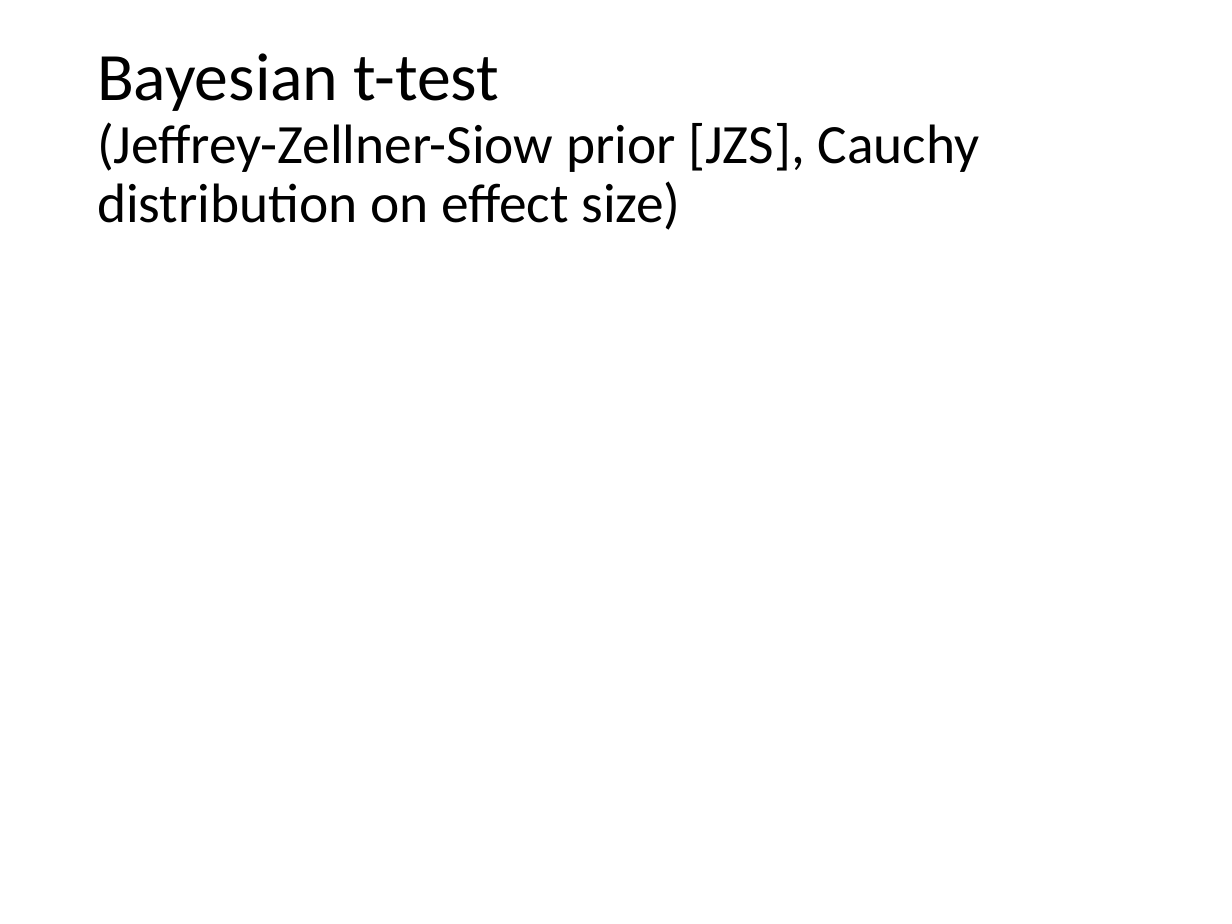
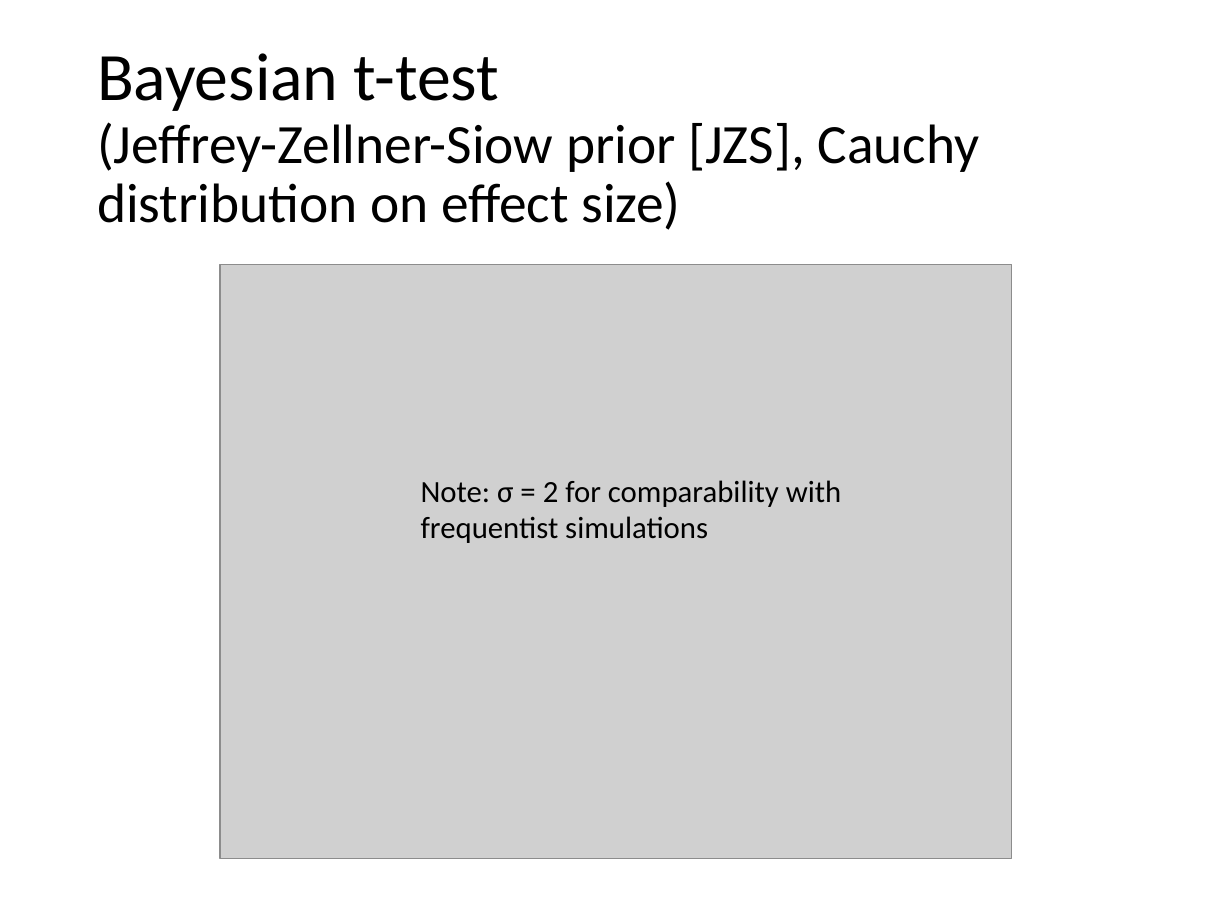
Before and after one commit to StephanLewandowsky/Robust-replicated-and-efficient-science-from-low-replicability, a slide deck: slide 37 of Lsky.ASIC.Extended with further results.pptx. Drawn at 1232x924 pixels with LibreOffice and Linux fonts; fonts in the diff are those of the drawing; grey boxes stand for pictures. Boxes give left, top, right and bottom in pixels: in the first picture for what was removed or moved away, otherwise in the second. Text is boxed around its words. In the diff, an @@ line names an element or a change of style, - is before the commit and + after.

Commit message:
First set of output with Bayesian t-test.

```diff
--- a/Lsky.ASIC.Extended with further results.pptx
+++ b/Lsky.ASIC.Extended with further results.pptx
@@ picture added at (221, 264, 1013, 857) @@
@@ text added at (421, 480, 842, 543), 18 pt, text #000000 @@
+Note: σ = 2 for comparability with frequentist simulations
```
Also in this commit, not shown: 9 slides added, 27 other files.
